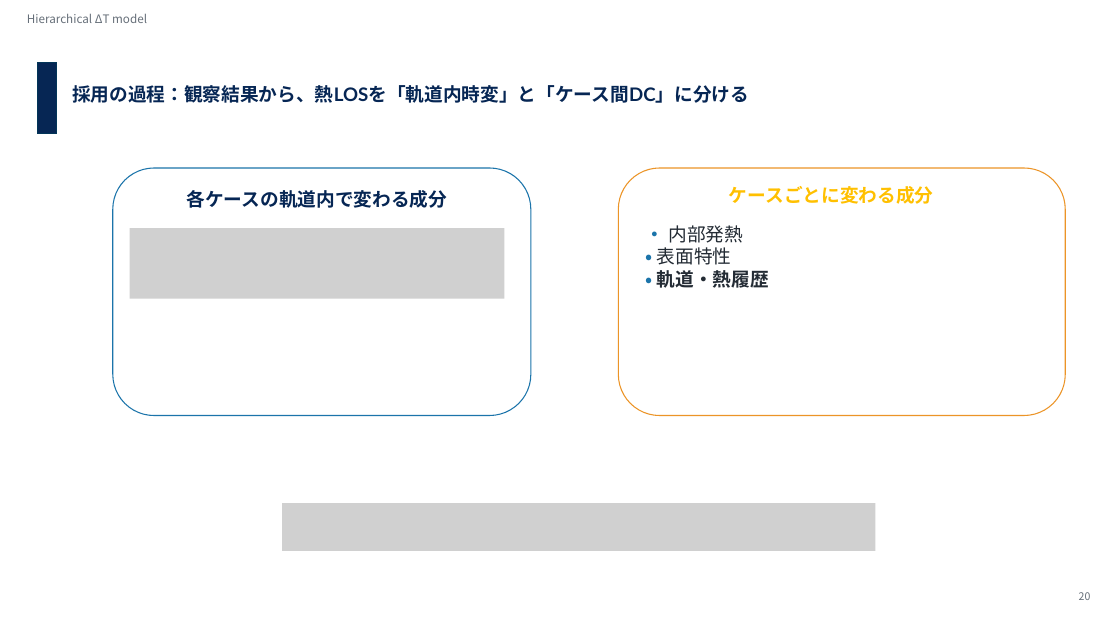
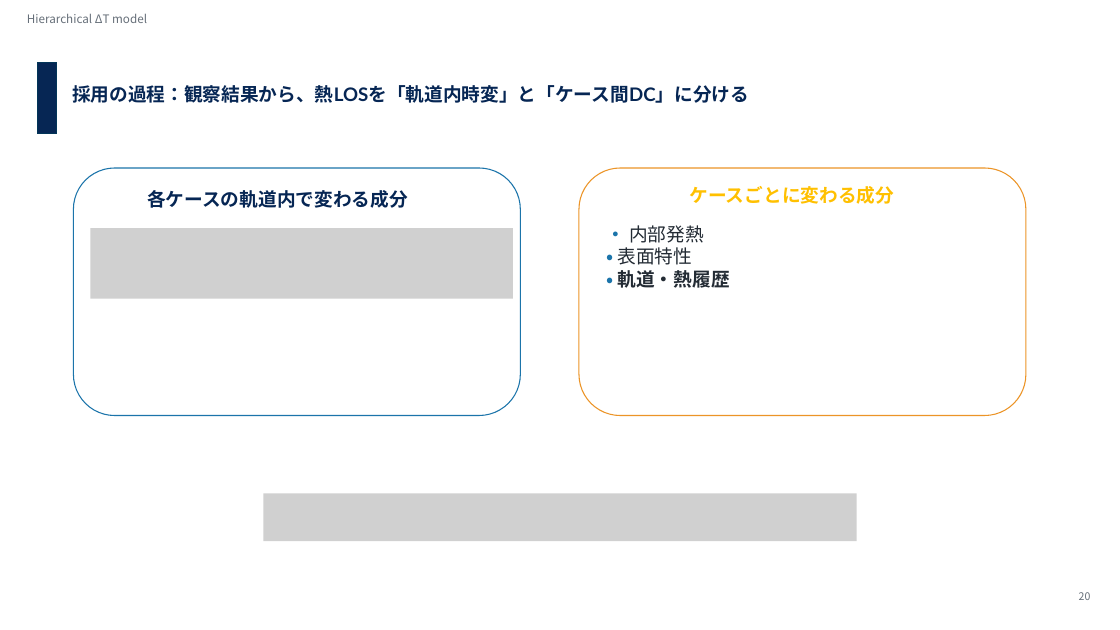
Before and after one commit to Hideki-1029/thermal-deformation-optcomm, a slide deck: slide 18 of papers/seminar/20260721_optcommrg_takamoto_v3_issl.pptx. Drawn at 1120x630 pixels with LibreOffice and Linux fonts; fonts in the diff are those of the drawing; grey boxes stand for pictures; background and template pictures are left out. Boxes give left, top, right and bottom in pixels: in the first picture for what was removed or moved away, otherwise in the second. Text is boxed around its words. In the diff, an @@ line names an element or a change of style, - is before the commit and + after.

```diff
--- a/papers/seminar/20260721_optcommrg_takamoto_v3_issl.pptx
+++ b/papers/seminar/20260721_optcommrg_takamoto_v3_issl.pptx
@@ rounded rectangle: place and size @@
-rounded rectangle at bbox=[113, 168, 531, 415]
+rounded rectangle at bbox=[74, 168, 521, 415]
@@ 3 texts, 1 rounded rectangle: place and size @@
-3 texts, 1 rounded rectangle at bbox=[187, 168, 1065, 415]
+3 texts, 1 rounded rectangle at bbox=[147, 168, 1026, 415]
@@ picture: place and size @@
-picture at bbox=[130, 228, 505, 299]
+picture at bbox=[90, 228, 513, 299]
@@ picture: place and size @@
-picture at bbox=[282, 503, 875, 551]
+picture at bbox=[263, 494, 857, 542]
```
Also in this commit, not shown: 5 other slides changed, 1 slide added, 1 slide removed.
